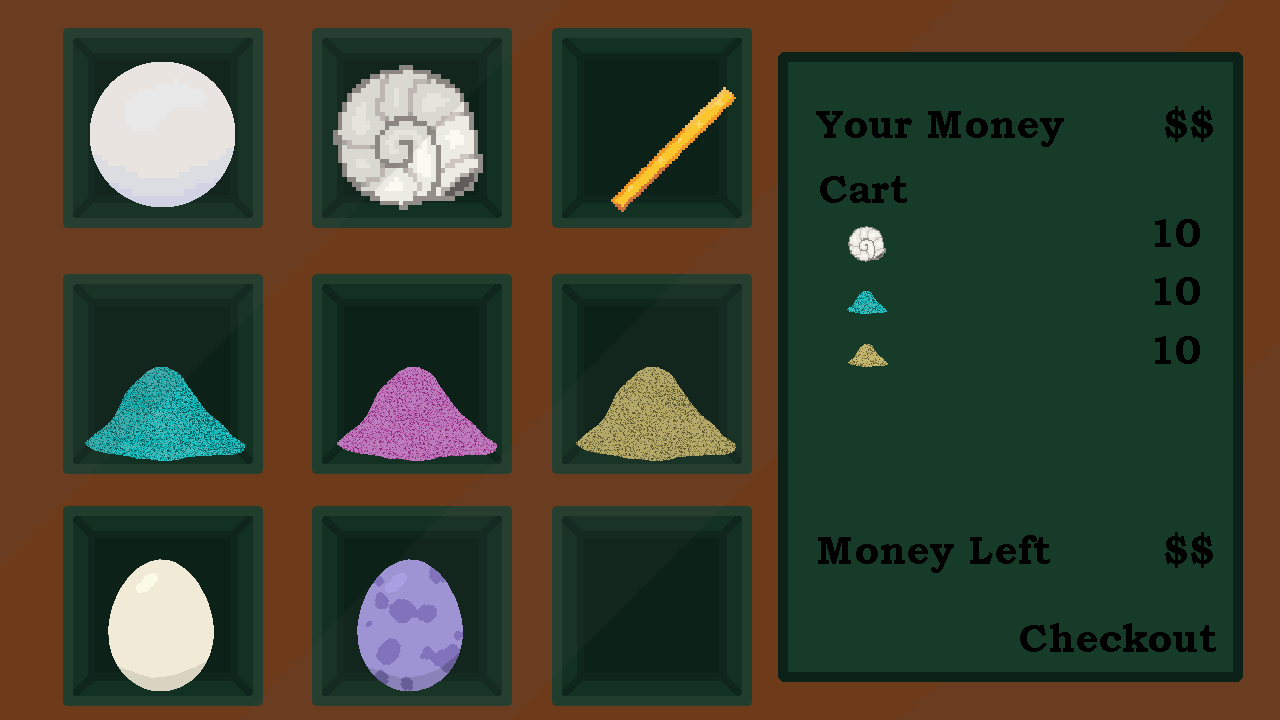
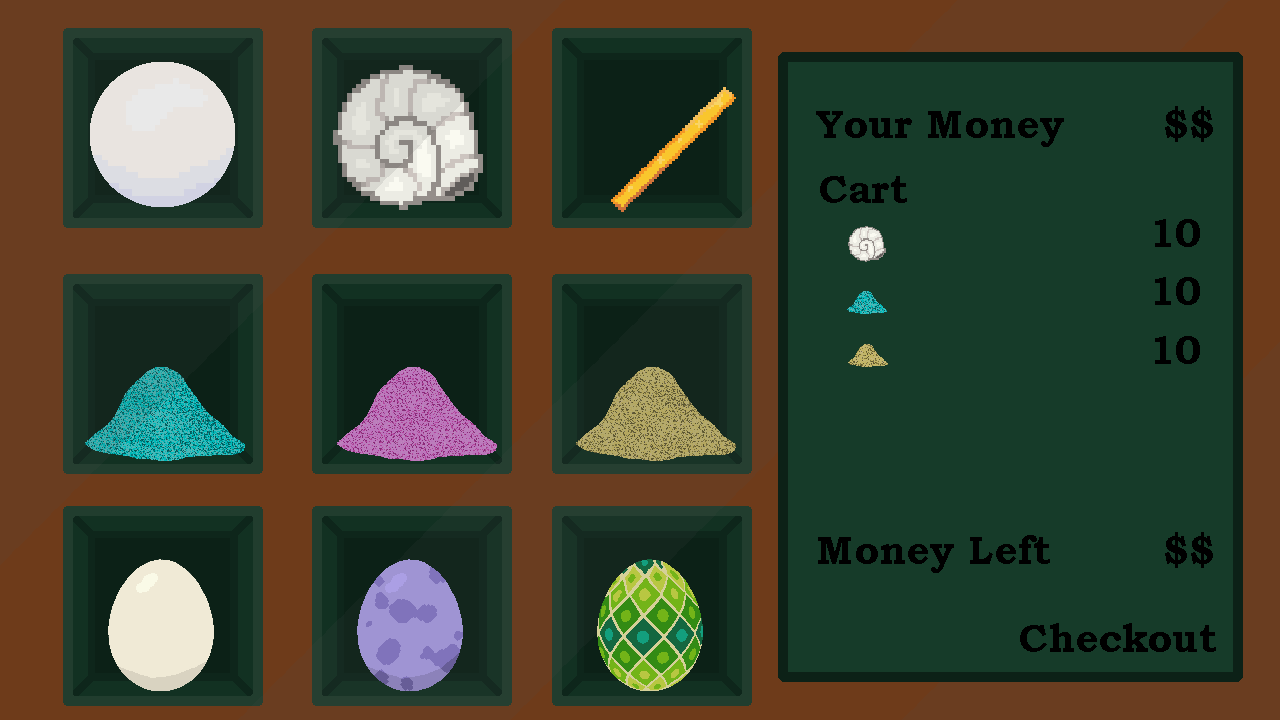
Layer changes from the first 1280px x 720px image to the second:
added layer "Goed_Egg copy" above "Special_Egg copy" over (x1=597, y1=559, x2=703, y2=691)
